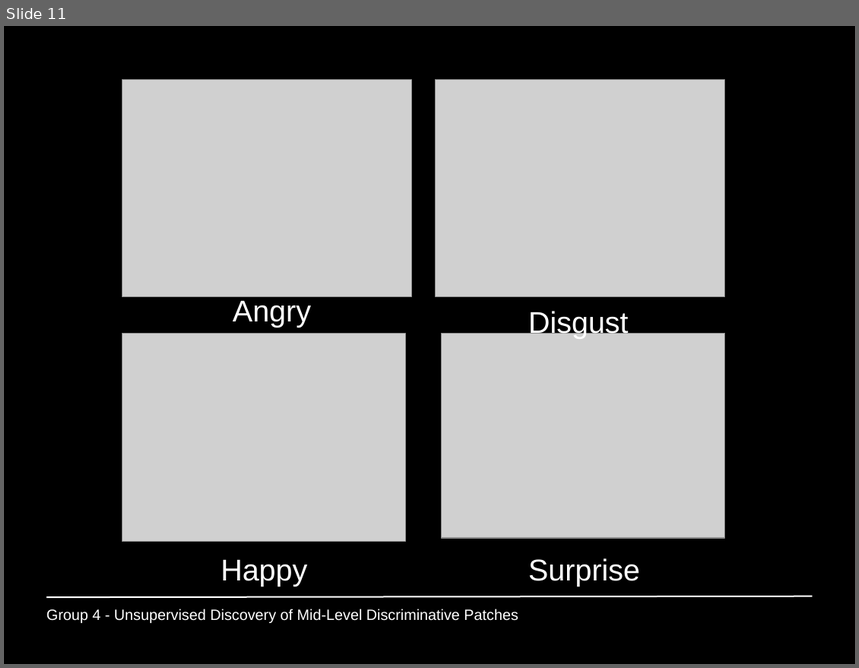
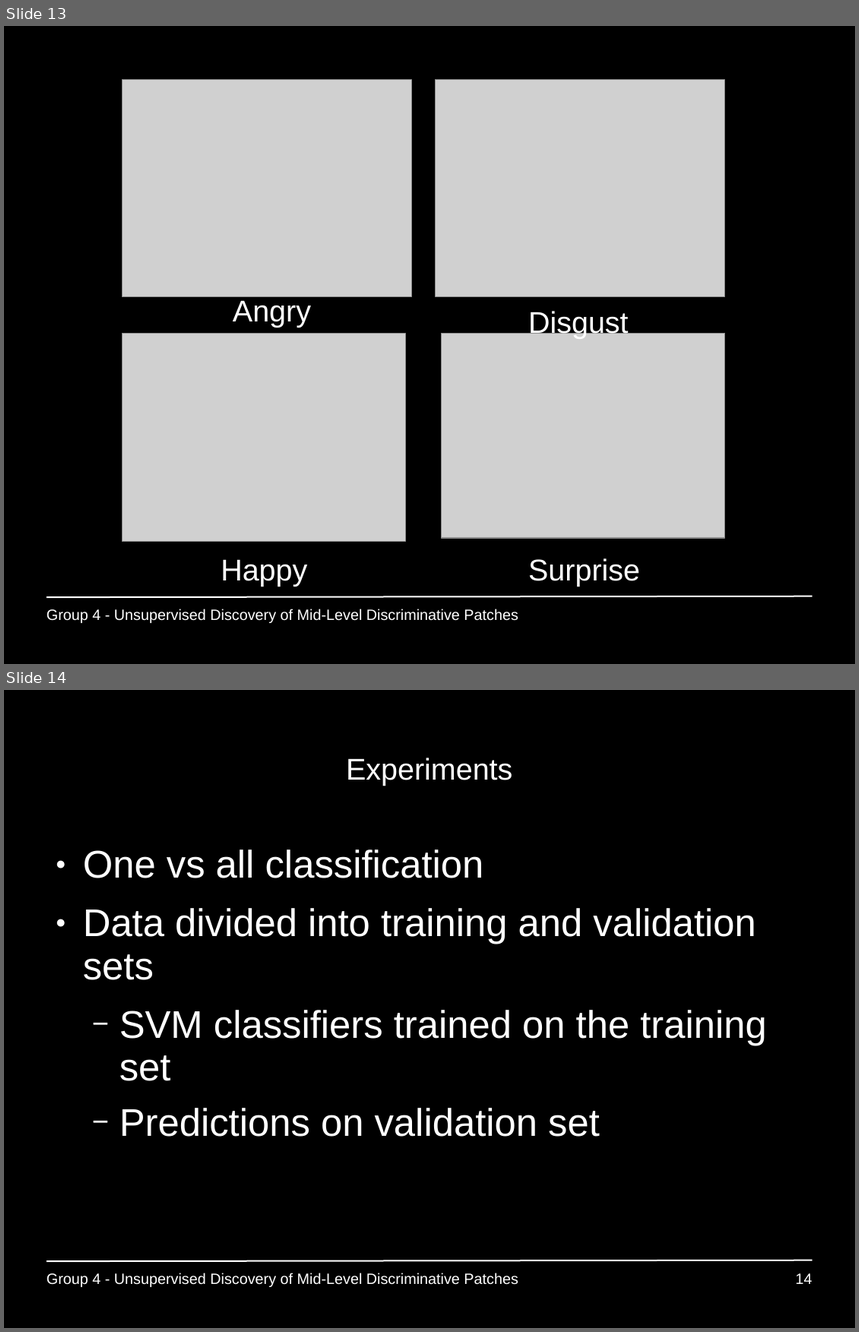
Before and after one commit to GiannisPapadopoulos/DiscriminativePatches, a slide deck: presentations/period3/MAI_Project1_Group4.ppt. Shown one above the other, each under a label of ours: slide 11 before the commit, slides 13 and 14 after it. The pictures are 859x668 and 859x1332 pixels, drawn with LibreOffice and Linux fonts; fonts in the diff are those of the drawing; grey boxes stand for pictures. Boxes give left, top, right and bottom in pixels: in the first picture for what was removed or moved away, otherwise in the second. Text is boxed around its words. In the diff, an @@ line names an element or a change of style, - is before the commit and + after.

Commit message:
pipeline + experiments intro

```diff
--- a/presentations/period3/MAI_Project1_Group4.ppt
+++ b/presentations/period3/MAI_Project1_Group4.ppt
@@ slide 14 added at (4,690,855,1328), background #000000; not listed: 1 template element that a slide beside it also shows @@
@@ title added at (346,758,512,785), 28 pt, text #FFFFFF @@
+Experiments
@@ text added at (83,850,767,1137), 36 pt, text #FFFFFF @@
+● One vs all classification
+● Data divided into training and validation sets
+  − SVM classifiers trained on the training set
+  − Predictions on validation set
@@ text added at (47,1273,518,1287), 14 pt, text #FFFFFF @@
+Group 4 - Unsupervised Discovery of Mid-Level Discriminative Patches
@@ page number added at (796,1274,813,1284), 14 pt, text #FFFFFF @@
+14
@@ what was slide 11 is now slide 13 @@
```
Also in this commit, not shown: 3 other slides added.
